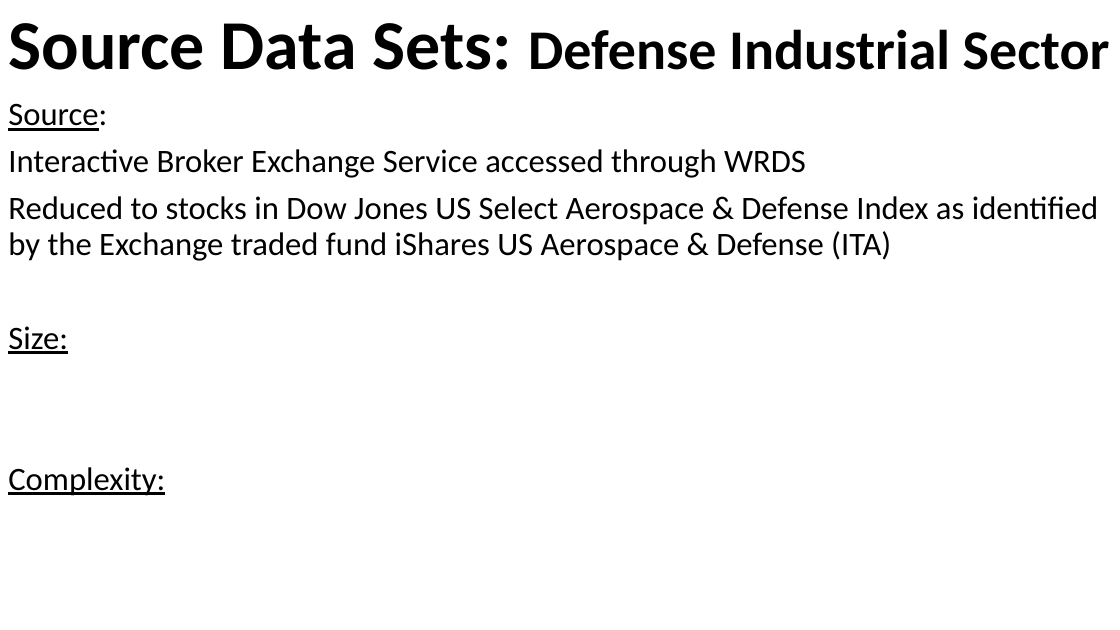
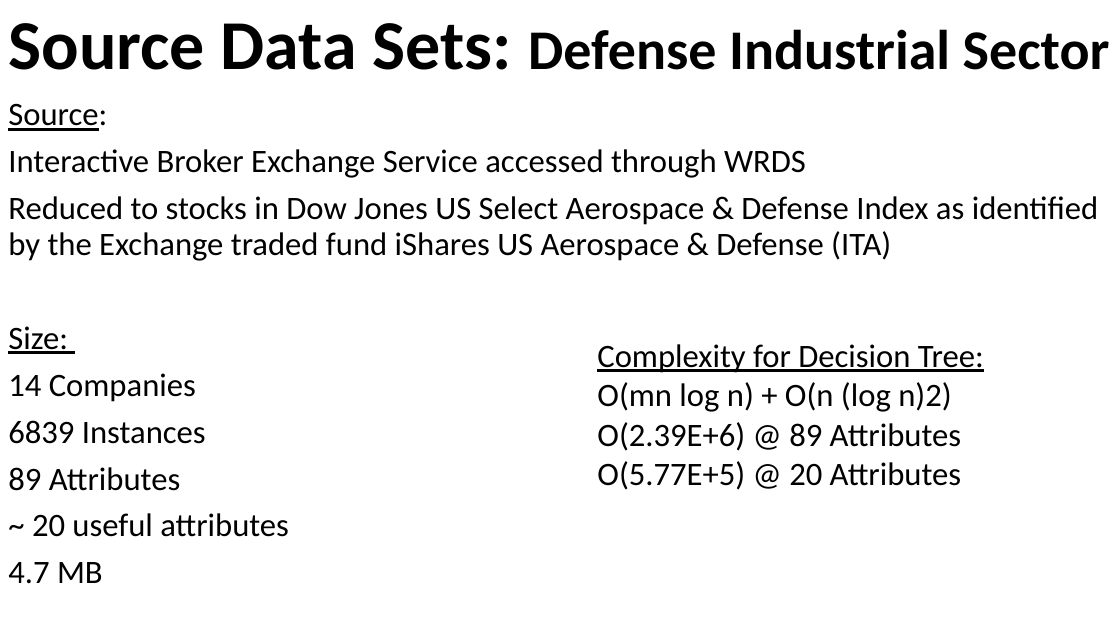
Before and after one commit to fs247/CSI777_Final_Project, a slide deck: slide 3 of Predicting Conflict-Proposal.pptx. Drawn at 1120x630 pixels with LibreOffice and Linux fonts; fonts in the diff are those of the drawing. Boxes give left, top, right and bottom in pixels: in the first picture for what was removed or moved away, otherwise in the second. Text is boxed around its words. In the diff, an @@ line names an element or a change of style, - is before the commit and + after.

```diff
--- a/Predicting Conflict-Proposal.pptx
+++ b/Predicting Conflict-Proposal.pptx
@@ text added at bbox=[597, 344, 984, 490], 28 pt, text #000000 @@
+Complexity for Decision Tree:
+O(mn log n) + O(n (log n)2)
+O(2.39E+6) @ 89 Attributes
+O(5.77E+5) @ 20 Attributes
@@ text at bbox=[8, 373, 289, 584]: text changed @@
-Complexity:
+14 Companies
+6839 Instances
+89 Attributes
+~ 20 useful attributes
+4.7 MB
```
Also in this commit, not shown: 1 other slide changed.
